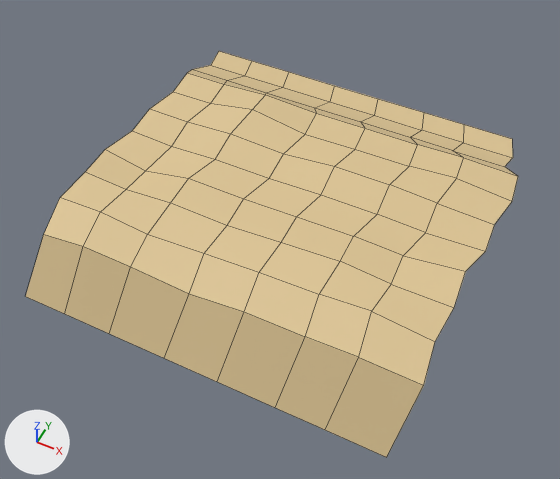
The FBX model Assets/Scene 1/beach_section.fbx: old version first, new version second.
One viewpoint serves both versions: a camera (50 mm lens) standing at (5.53, -10.8, 12.28) and looking at (0.89, -1.5, 0.66). Every picture has the same lights, and +X, +Y and +Z are marked at lower left. Mesh edges are drawn as thin lines. Where no turn or scale is listed for an object, it has been applied to the vertices. Vertices at the same position are counted once.

Objects in the first picture: 'Beach.001'.
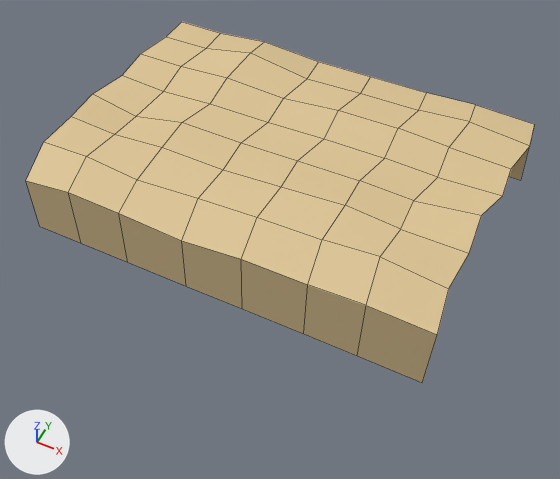
Commit message: updated beach section model

What differs and where, as boxes [x1, y1, x2, y2] in the pictures (560 x 479 px; the box of a moved part takes in the faces that stretch with it):
'Beach.001', reshaped, moved (11% shorter): before [25, 51, 518, 457]; after [26, 22, 535, 383]
part 1 of me_plane_001, moved or reshaped: before [25, 234, 424, 457]; after [26, 181, 437, 383]
part 2 of me_plane_001, cut back: before [173, 51, 518, 201]; after [166, 22, 535, 180]

What the commit changed:
me_plane_001 is used by ob_beach_001; location (-4.06, -0.45, 0.17).
Verts and faces of me_plane_001; kept vertices keep their numbers, new ones are numbered from 96.
Before the commit, vertices of me_plane_001: 0 (0.82, -4.14, -0.19) at pixel (25, 296), 12 (1.79, -4.14, -0.19) at pixel (64, 313), 24 (2.84, -4.14, -0.19) at pixel (109, 333), 36 (4.08, -4.14, -0.19) at pixel (164, 358), 48 (5.21, -4.14, -0.19) at pixel (217, 381).
Before the commit, vertices of me_plane_001: 60 (6.39, -4.14, -0.19) at pixel (275, 407), 62 (7.37, -4.14, -0.19) at pixel (325, 429), 74 (8.51, -4.14, -0.19) at pixel (386, 457).
me_plane_001 had 96 vertices, 77 faces and spanned x 0.58..8.88, y -4.14..4.14, z -0.19..1.61.
me_plane_001 now has 80 vertices, 63 faces and spans x 0.92..8.88, y -3.39..1.89, z -0.19..1.61.
Part 1, on me_plane_001:
Vertices 0, 12, 24, 36, 60, 62, 74 move by (0.17, 0.75, 0.0).
Vertex 48 moves to (5.39, -3.39, -0.19), pixel (242, 308).
Part 2, on me_plane_001:
24 vertices are removed from x 0.58..8.48, y 2.63..4.14, z 0.42..0.86.
21 faces are deleted.
6 vertices in x 1.11..8.8, y 1.88, z 1.38 move by (0.0, 0.0, -0.09).
2 vertices move from x 3.13..7.66, y 1.88, z 1.42..1.45 to x 3.13..7.66, y 1.88, z 1.35..1.39.
3 vertices are added at (3.19, 1.89, -0.13), (5.57, 1.89, -0.13), (7.72, 1.89, -0.13).
5 new vertices lie (0.06, 0.01, -1.42) away from vertices in x 1.11..8.8, y 1.88, z 1.38.
7 new faces join them.
Object 'Beach.001' (ob_beach_001) moves from (-4.06, -0.45, 0.17) to (-4.06, -0.45, 1.59).
